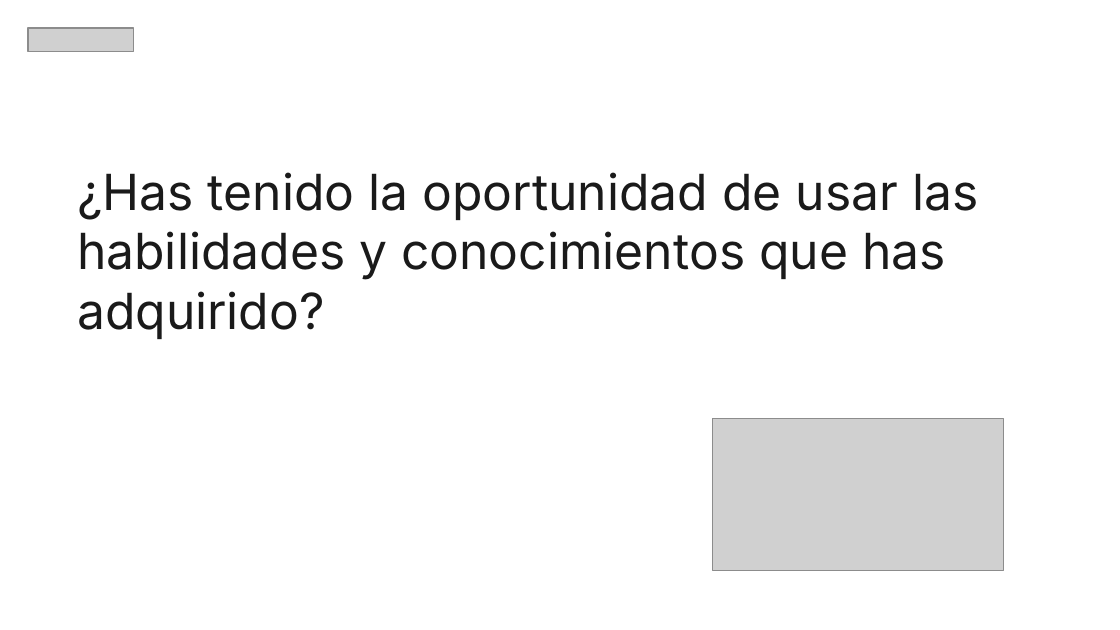
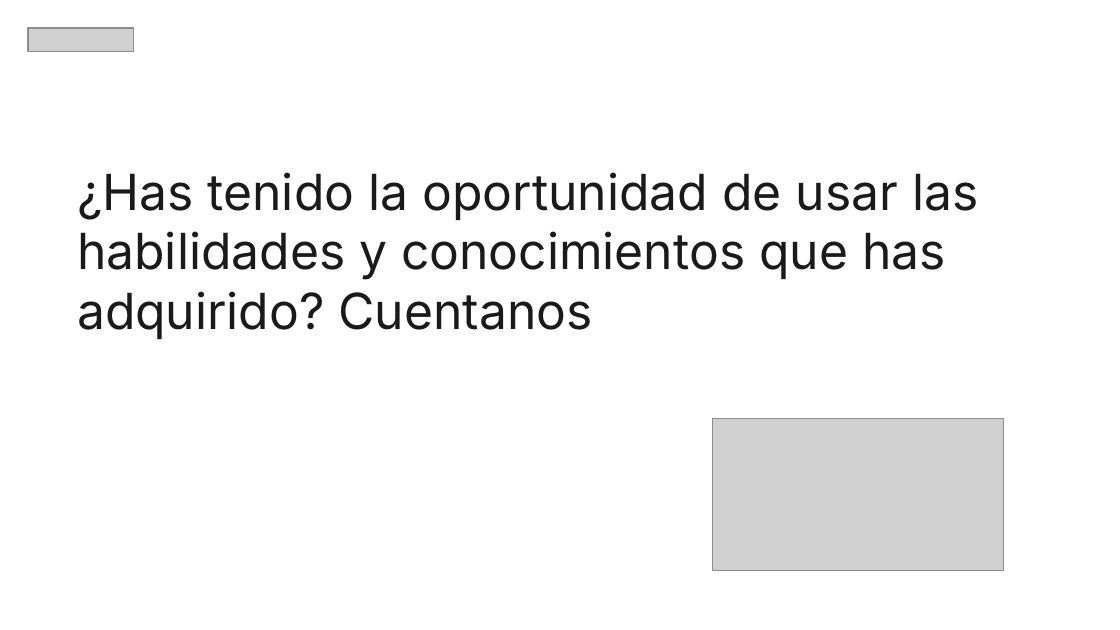
Before and after one commit to zyntonyson/bootcamp_ds_da, a slide deck: slide 6 of 11-da-proyecto-2/22-proyecto-2.pptx. Drawn at 1120x630 pixels with LibreOffice and Linux fonts; fonts in the diff are those of the drawing; grey boxes stand for pictures. Boxes give left, top, right and bottom in pixels: in the first picture for what was removed or moved away, otherwise in the second. Text is boxed around its words. In the diff, an @@ line names an element or a change of style, - is before the commit and + after.

```diff
--- a/11-da-proyecto-2/22-proyecto-2.pptx
+++ b/11-da-proyecto-2/22-proyecto-2.pptx
@@ text at <box>77,172,978,339</box>: text changed @@
-¿Has tenido la oportunidad de usar las habilidades y conocimientos que has adquirido?
+¿Has tenido la oportunidad de usar las habilidades y conocimientos que has adquirido? Cuentanos
```
Also in this commit, not shown: 3 other slides changed, 4 other files.
